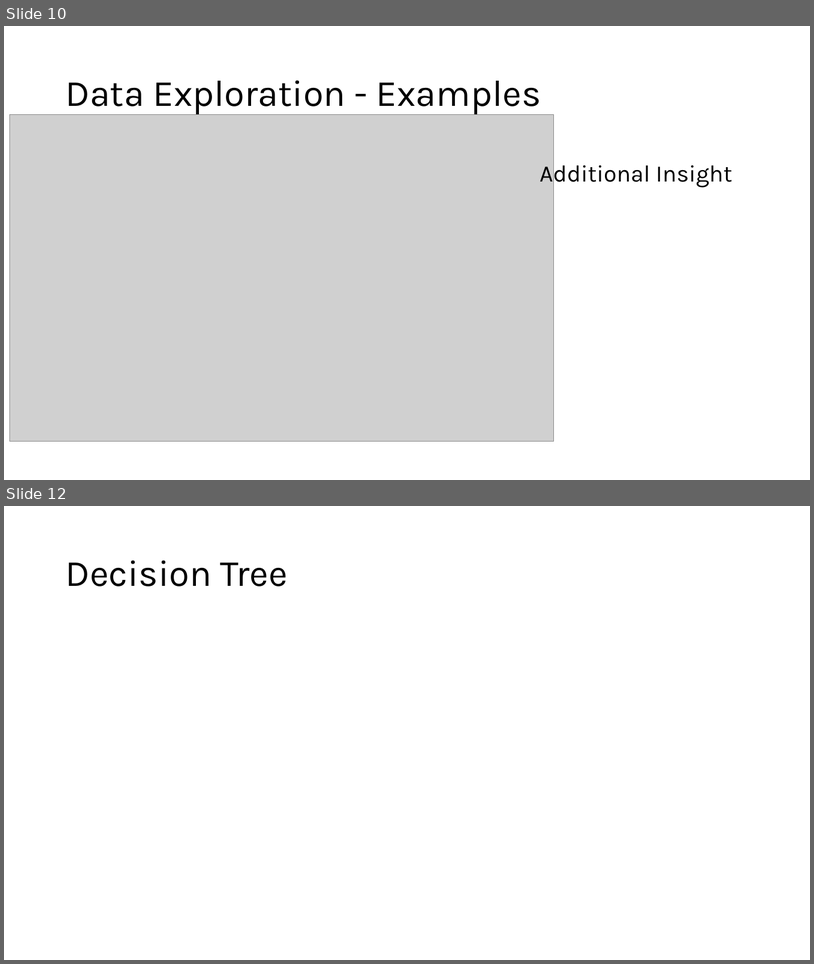
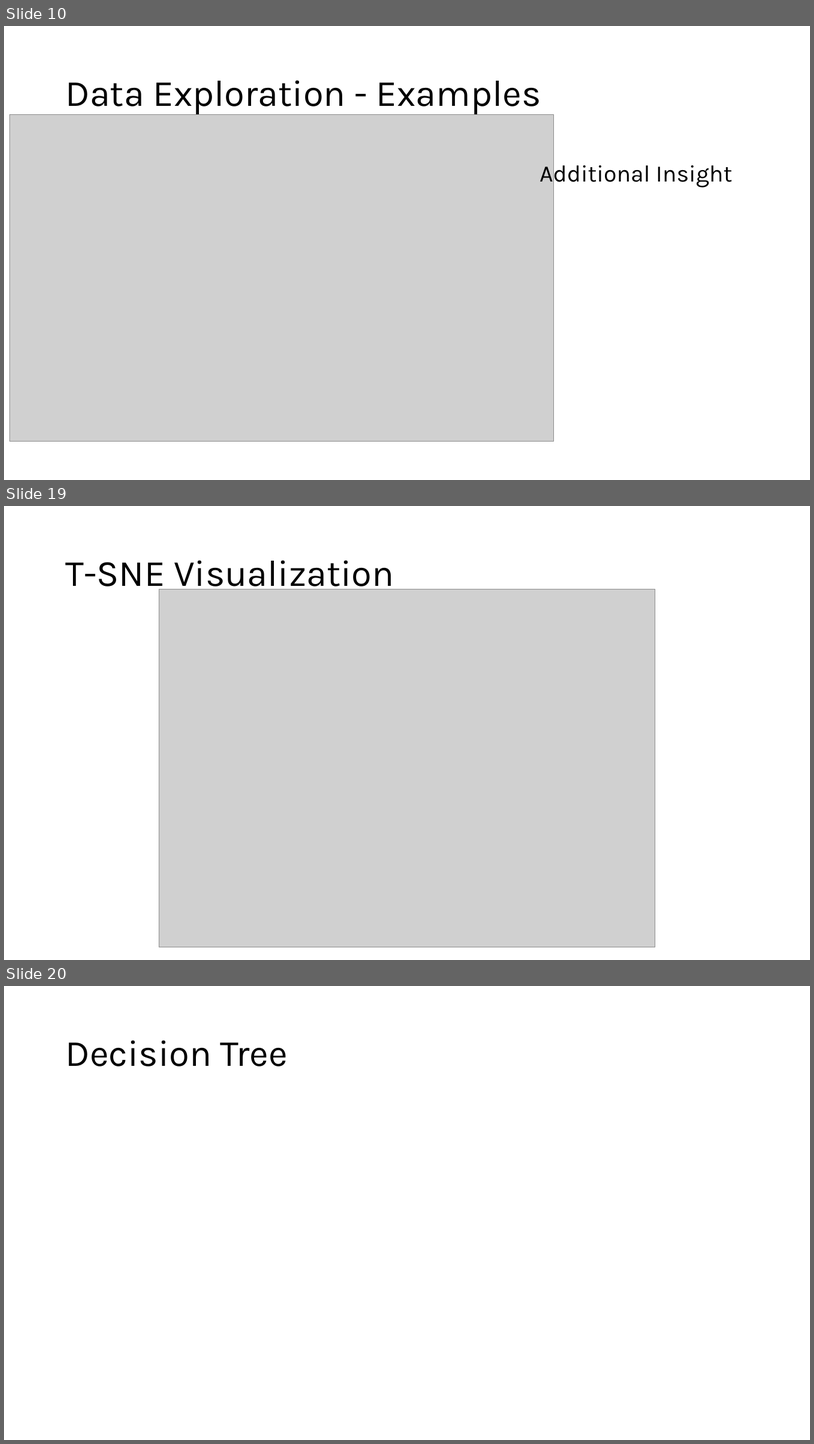
Before and after one commit to mimiep/DSML-LifeExp, a slide deck: FinalPresentation_LE.pptx. Shown one above the other, each under a label of ours: slides 10 and 12 before the commit, slides 10, 19 and 20 after it; the slides between them are not shown. The pictures are 814x964 and 814x1444 pixels, drawn with LibreOffice and Linux fonts; fonts in the diff are those of the drawing; grey boxes stand for pictures. Boxes give left, top, right and bottom in pixels: in the first picture for what was removed or moved away, otherwise in the second. Text is boxed around its words. In the diff, an @@ line names an element or a change of style, - is before the commit and + after.

```diff
--- a/FinalPresentation_LE.pptx
+++ b/FinalPresentation_LE.pptx
@@ slide 19 added at [4,506,810,960], background #FFFFFF @@
@@ title added at [65,560,394,595], 44 pt, text #000000 @@
+T-SNE Visualization
@@ picture added at [159,589,655,947] @@
@@ what was slide 12 is now slide 20 @@
```
Also in this commit, not shown: 3 slides changed, 6 other slides added, 1 other file.
